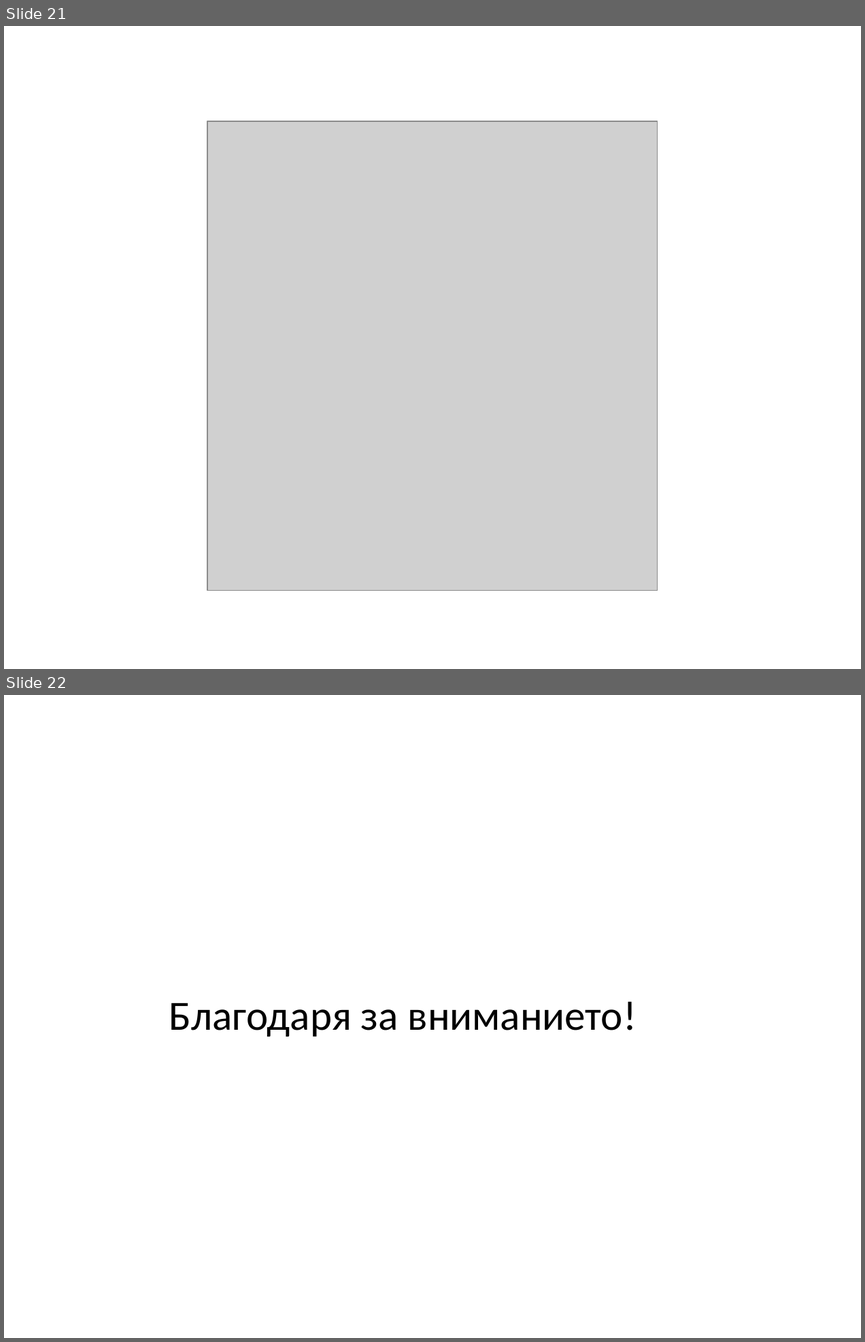
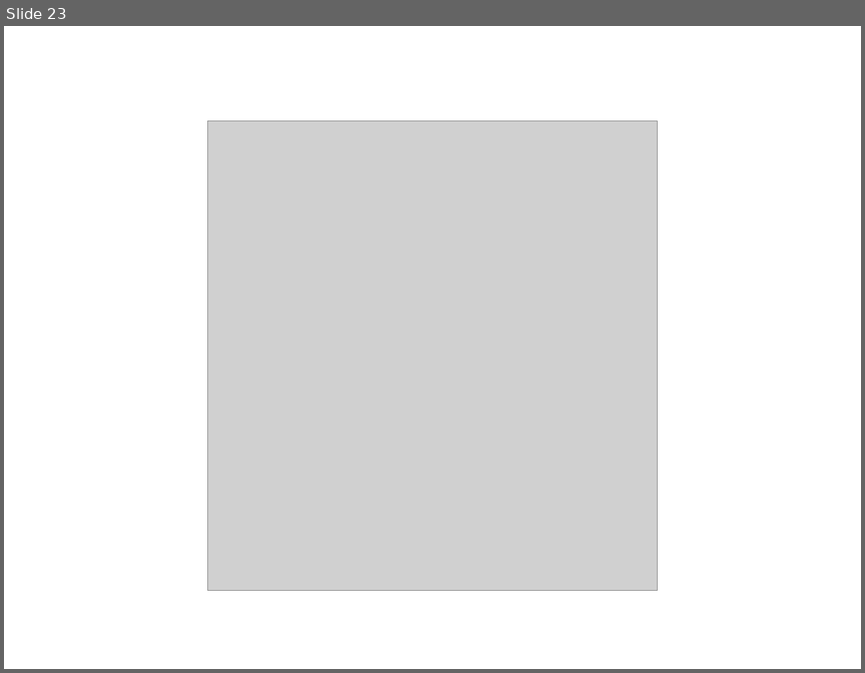
Before and after one commit to mic00s/Summer-School-2023, a slide deck: case.solution_2.pptx. Shown one above the other, each under a label of ours: slides 21 and 22 before the commit, slide 23 after it. The pictures are 865x1342 and 865x673 pixels, drawn with LibreOffice and Linux fonts; fonts in the diff are those of the drawing; grey boxes stand for pictures. Boxes give left, top, right and bottom in pixels: in the first picture for what was removed or moved away, otherwise in the second. Text is boxed around its words. In the diff, an @@ line names an element or a change of style, - is before the commit and + after.

```diff
--- a/case.solution_2.pptx
+++ b/case.solution_2.pptx
@@ slide 22 removed at bbox=[4, 695, 861, 1338], background #FFFFFF @@
@@ text removed at bbox=[169, 1001, 636, 1036] @@
-Благодаря за вниманието!
@@ what was slide 21 is now slide 23 @@
```
Also in this commit, not shown: 7 slides changed, 5 slides added, 2 other slides removed.
